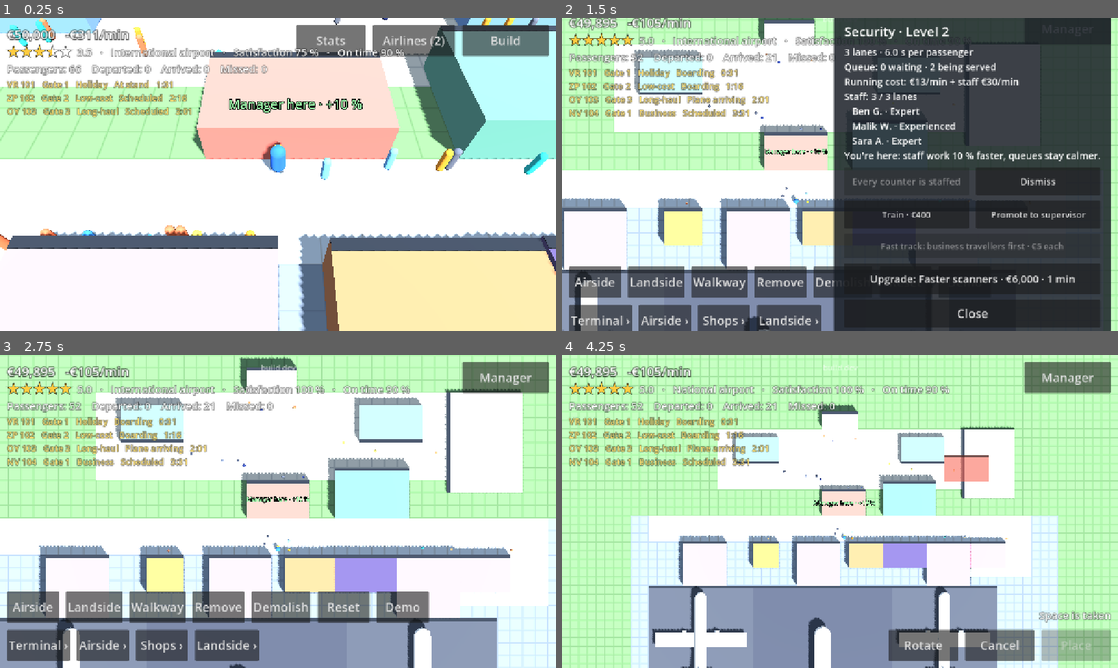
Above: before the commit, frames 1-4 (two rows, left to right).
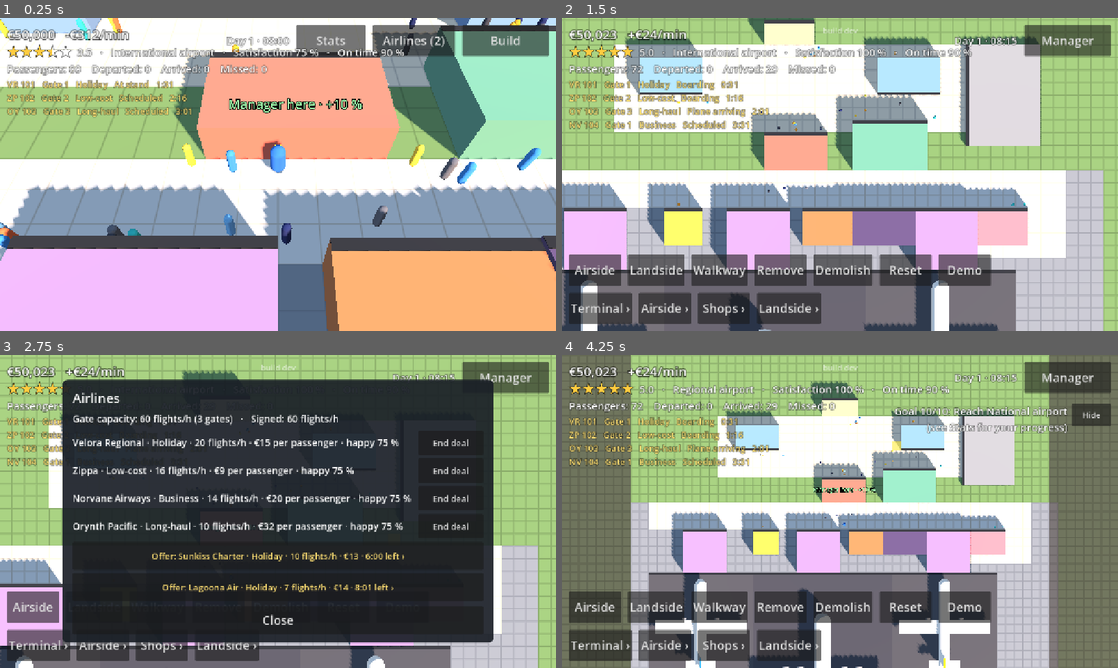
Above: after the commit, the same moments.

Repository: jakobmaier16-pixel/airport-idle
Game: Godot game, scene res://tests/screenshots.tscn
Same seed, same stepped clock (60 frames per second), same inputs: the game is played once before the commit and once after it. This scene is started directly instead of the project's main scene.
Inputs (mouse positions are in pixels of both pictures, inside the frame that each line leads up to):
- Up to frame 1 (0.25 s): no input
- Up to frame 2 (1.5 s): click "Build" at 0.5 s; move the mouse to (962, 158) at 1.27 s; hold D (move_right) from 1.28 s (still down); click (962, 158) at 1.42 s
- Up to frame 3 (2.75 s): release D (move_right) at 2 s; drag from (166, 527) to (250, 574) at 2.02 s
- Up to frame 4 (4.25 s): click (1012, 442) at 2.75 s, where only the run after the commit has a clickable "End deal"; move the mouse to (895, 442) at 3.52 s; hold D (move_right) from 3.53 s (still down); click (895, 442) at 3.67 s

The runs differ from the first frame. In frame 1, 70% of the frame differs, in the area x 0-100%, y 0-100%; in frame 2, 85%; in frame 3, 96%; in frame 4, 91%.

Commit message:
Time of day: clock, demand by hour, day and night light
Co-Authored-By: Claude Opus 5.5 <noreply@anthropic.com>

Diff:
--- /dev/null
+++ b/scenes/day_night/day_night.gd
@@ -0,0 +1,47 @@
+class_name DayNight
+extends Node
+## Lights the airport by the time of day (design doc §12.1): the sun climbs and sets, evenings
+## are warm, nights are dim and blue but still readable. Only reads Airport.clock.
+## The sun keeps its compass direction (the camera never rotates, so shadows stay familiar).
+
+@export var sun: DirectionalLight3D
+@export var world_environment: WorldEnvironment
+
+const DAY_SUN_ENERGY: float = 1.0
+const NIGHT_SUN_ENERGY: float = 0.4
+const DAY_AMBIENT: float = 1.0
+const NIGHT_AMBIENT: float = 0.6
+const NOON_COLOR: Color = Color(1.0, 0.98, 0.94)
+const LOW_SUN_COLOR: Color = Color(1.0, 0.72, 0.5)
+const MOON_COLOR: Color = Color(0.55, 0.65, 1.0)
+## Sun height above the horizon at noon and when it is low, in degrees.
+const NOON_ELEVATION: float = 55.0
+const LOW_ELEVATION: float = 18.0
+
+var _yaw: float = 0.0
+
+
+func _ready() -> void:
+	if sun != null:
+		_yaw = sun.rotation.y
+	_update()
+
+
+func _process(_delta: float) -> void:
+	_update()
+
+
+func _update() -> void:
+	if sun == null:
+		return
+	var hour := Airport.clock.hour()
+	var light := Clock.daylight(hour)
+	# How high the sun is: low in the morning and evening, highest at noon.
+	var height := clampf(1.0 - absf(hour - 13.0) / 7.0, 0.0, 1.0)
+	sun.rotation = Vector3(-deg_to_rad(lerpf(LOW_ELEVATION, NOON_ELEVATION, height)), _yaw, 0.0)
+	sun.light_energy = lerpf(NIGHT_SUN_ENERGY, DAY_SUN_ENERGY, light)
+	var day_color := LOW_SUN_COLOR.lerp(NOON_COLOR, height)
+	sun.light_color = MOON_COLOR.lerp(day_color, light)
+	if world_environment != null and world_environment.environment != null:
+		world_environment.environment.ambient_light_energy = lerpf(NIGHT_AMBIENT, DAY_AMBIENT, light)
+		world_environment.environment.background_energy_multiplier = lerpf(0.35, 1.0, light)
--- a/scenes/main/main.tscn
+++ b/scenes/main/main.tscn
@@ -10,6 +10,7 @@
 [ext_resource type="Script" path="res://scenes/buildings/building_layer.gd" id="8_building_layer"]
 [ext_resource type="Script" path="res://scenes/passengers/passenger_layer.gd" id="9_passenger_layer"]
 [ext_resource type="Script" path="res://scenes/planes/plane_layer.gd" id="10_plane_layer"]
+[ext_resource type="Script" path="res://scenes/day_night/day_night.gd" id="11_day_night"]
 
 [sub_resource type="ProceduralSkyMaterial" id="ProceduralSkyMaterial_sky"]
 
@@ -35,6 +36,11 @@
 directional_shadow_blend_splits = true
 directional_shadow_max_distance = 50.0
 
+[node name="DayNight" type="Node" parent="." node_paths=PackedStringArray("sun", "world_environment")]
+script = ExtResource("11_day_night")
+sun = NodePath("../Sun")
+world_environment = NodePath("../WorldEnvironment")
+
 [node name="Ground" parent="." instance=ExtResource("1_ground")]
 
 [node name="Buildings" type="Node3D" parent="."]
--- a/scenes/ui/hud.gd
+++ b/scenes/ui/hud.gd
@@ -54,6 +54,7 @@
 @onready var _view_button: Button = $SafeArea/TopButtons/ViewButton
 @onready var _stats_button: Button = $SafeArea/TopButtons/StatsButton
 @onready var _airlines_button: Button = $SafeArea/TopButtons/AirlinesButton
+@onready var _clock_label: Label = $SafeArea/TopButtons/ClockLabel
 @onready var airlines_panel: AirlinesPanel = $SafeArea/AirlinesPanel
 @onready var _stats_panel: Control = $SafeArea/StatsPanel
 @onready var _stats_table: GridContainer = $SafeArea/StatsPanel/Content/TableScroll/Table
@@ -141,6 +142,7 @@
 		_goal_label.text = Airport.goals.text()
 	_goal_panel.visible = not _goal_label.text.is_empty() and not Airport.goals.hidden and not _station_panel.visible \
 		and not airlines_panel.visible and not _stats_panel.visible and not _milestone_panel.visible
+	_clock_label.text = Airport.clock.text()
 	var offer_count := Airport.airlines.offers.size()
 	_airlines_button.text = "Airlines (%d)" % offer_count if offer_count > 0 else "Airlines"
 	if _notice_left > 0.0:
--- a/scenes/ui/hud.tscn
+++ b/scenes/ui/hud.tscn
@@ -60,6 +60,14 @@
 size_flags_vertical = 0
 mouse_filter = 2
 
+[node name="ClockLabel" type="Label" parent="SafeArea/TopButtons"]
+layout_mode = 2
+size_flags_vertical = 4
+mouse_filter = 2
+theme_override_font_sizes/font_size = 22
+label_settings = SubResource("LabelSettings_hint")
+text = "Day 1 · 06:00"
+
 [node name="StatsButton" type="Button" parent="SafeArea/TopButtons"]
 custom_minimum_size = Vector2(160, 72)
 layout_mode = 2
--- a/scripts/autoload/airport.gd
+++ b/scripts/autoload/airport.gd
@@ -51,6 +51,8 @@
 ## Signed airlines and their offers (design doc §10.1). Kept for the whole game (reset, not
 ## replaced), so the HUD's signal connections stay valid.
 var airlines: Airlines = Airlines.new()
+## Time of day (design doc §12.1). Reset, not replaced.
+var clock: Clock = Clock.new()
 ## "Getting started" goals (design doc §6.1).
 var goals: Goals = Goals.new()
 ## Airport tiers and lifetime passenger counts (design doc §14.1). Reset, not replaced.
@@ -94,6 +96,7 @@
 
 ## Advances the whole simulation by one step: passengers, flights and money.
 func step(delta: float) -> void:
+	clock.tick(delta)
 	passenger_flow.tick(delta)
 	economy.tick(delta, _running_cost_per_minute)
 	reputation.tick(delta)
@@ -593,6 +596,7 @@
 	airlines.reset()
 	progression.reset()
 	goals.hidden = false
+	clock.game_seconds = Clock.START_HOUR * 3600.0
 	land_changed.emit()
 	manager_position = NOBODY_THERE
 	_on_layout_changed()
@@ -632,6 +636,7 @@
 		"airlines": airlines.save_state(),
 		"progression": progression.save_state(),
 		"goals_hidden": goals.hidden,
+		"clock": clock.game_seconds,
 		"buildings": saved_buildings,
 	}
 
@@ -648,6 +653,7 @@
 		grid.set_walkway_data(Marshalls.base64_to_raw(data.get("walkways", "")))
 	progression.load_state(data.get("progression", {}))
 	goals.hidden = bool(data.get("goals_hidden", false))
+	clock.game_seconds = float(data.get("clock", Clock.START_HOUR * 3600.0))
 	land_changed.emit()
 	var skipped := 0
 	_loading = true
--- a/scripts/dev/showcase_airport.gd
+++ b/scripts/dev/showcase_airport.gd
@@ -77,6 +77,8 @@
 
 	# The showcase is a test fixture: start with fresh money, as if it had been there all along.
 	Airport.economy = Economy.new()
+	# The morning rush has just started when the player looks (after the warm-up: about 08:00).
+	Airport.clock.game_seconds = 7.25 * 3600.0
 	for i in int(warm_up_seconds / Airport.SIM_STEP):
 		Airport.step(Airport.SIM_STEP)
 
--- /dev/null
+++ b/scripts/simulation/clock.gd
@@ -0,0 +1,54 @@
+class_name Clock
+extends RefCounted
+## Time of day at the airport (design doc §12.1). Pure data.
+## Compressed like the rest of the game: a 3-minute gate turnaround stands for about 45 minutes,
+## so one real second is 15 game seconds and a day lasts 96 real minutes.
+
+const GAME_SECONDS_PER_SECOND: float = 15.0
+## A new airport opens at this hour of its first day.
+const START_HOUR: float = 6.0
+## Passengers per flight compared to the daily average, for every hour 0..23 (morning and evening
+## peaks, a quiet night). Between two hours the value is interpolated.
+const DEMAND_BY_HOUR: Array[float] = [
+	0.4, 0.4, 0.4, 0.4, 0.5, 0.8, 1.2, 1.3, 1.3, 1.1, 1.0, 1.0,
+	1.0, 1.0, 1.0, 1.0, 1.1, 1.25, 1.3, 1.2, 1.0, 0.8, 0.6, 0.45,
+]
+
+## Game seconds since midnight of day 1.
+var game_seconds: float = START_HOUR * 3600.0
+
+
+func tick(delta: float) -> void:
+	game_seconds += delta * GAME_SECONDS_PER_SECOND
+
+
+## Hour of the day, 0.0 ..< 24.0.
+func hour() -> float:
+	return hour_at(0.0)
+
+
+## Hour of the day `real_seconds_ahead` real seconds from now.
+func hour_at(real_seconds_ahead: float) -> float:
+	return fmod((game_seconds + real_seconds_ahead * GAME_SECONDS_PER_SECOND) / 3600.0, 24.0)
+
+
+func day() -> int:
+	return int(game_seconds / 86400.0) + 1
+
+
+## "Day 3 · 06:45"
+func text() -> String:
+	var minutes := int(hour() * 60.0)
+	return "Day %d · %02d:%02d" % [day(), minutes / 60, minutes % 60]
+
+
+## Passengers per flight compared to the average, at `at_hour` (design doc §12.1).
+static func demand_factor(at_hour: float) -> float:
+	var index := int(at_hour) % 24
+	return lerpf(DEMAND_BY_HOUR[index], DEMAND_BY_HOUR[(index + 1) % 24], at_hour - floorf(at_hour))
+
+
+## 1 at noon, 0 at night, smooth in between (for the lighting).
+static func daylight(at_hour: float) -> float:
+	# Sunrise around 5–7, sunset around 19–21.
+	return clampf(minf((at_hour - 5.0) / 2.0, (21.0 - at_hour) / 2.0), 0.0, 1.0)
--- a/scripts/simulation/flight_schedule.gd
+++ b/scripts/simulation/flight_schedule.gd
@@ -118,6 +118,8 @@
 	flight.wide_body = airline != null and airline.type.wide_body
 	var size_factor := WIDE_BODY_FACTOR if flight.wide_body else 1.0
 	flight.seats = roundi(SEATS * size_factor)
+	# Busy mornings and evenings, quiet nights (design doc §12.1).
+	size_factor *= Clock.demand_factor(Airport.clock.hour_at(departure_time - Airport.passenger_flow.time))
 	flight.booked = roundi(_passenger_count() * size_factor)
 	flight.departure_time = departure_time
 	# The airline's route type sets the passenger mix (design doc §10.1); random without one.
--- /dev/null
+++ b/tests/cases/test_32_time_of_day.gd
@@ -0,0 +1,65 @@
+extends TestCase
+## Time of day: clock, demand by hour, day and night light (design doc §12.1).
+
+
+func test_clock_runs_fifteen_times_faster() -> void:
+	var clock := Airport.clock
+	check_eq(clock.text(), "Day 1 · 06:00", "a new airport opens at 6 in the morning")
+	sim_seconds(60)
+	check_eq(clock.text(), "Day 1 · 06:15", "one real minute = 15 minutes")
+	clock.game_seconds = 23.5 * 3600.0
+	sim_seconds(240)
+	check_eq(clock.text(), "Day 2 · 00:30", "a new day")
+	check(is_equal_approx(clock.hour_at(120.0), 1.0), "two real minutes ahead is 01:00")
+
+
+func test_demand_follows_the_day() -> void:
+	check(Clock.demand_factor(3.0) < 0.5, "quiet at night")
+	check(Clock.demand_factor(7.5) > 1.2, "morning rush")
+	check(Clock.demand_factor(18.0) > 1.2, "evening rush")
+	var total := 0.0
+	for hour in 24:
+		total += Clock.demand_factor(hour)
+	check(absf(total / 24.0 - 0.9) < 0.1, "about the usual number over a day: %.2f" % (total / 24.0))
+
+
+func test_night_flights_are_emptier() -> void:
+	var gate := Building.new(type_of(&"gate"), Vector2i(0, 0), 0)
+	var average_booked := func(hour: float) -> float:
+		Airport.clock.game_seconds = hour * 3600.0
+		var schedule := FlightSchedule.new()
+		for i in 200:
+			schedule._schedule(gate, Airport.passenger_flow.time)  # departing right now
+		var total := 0
+		for flight in schedule.flights:
+			total += flight.booked
+		return float(total) / schedule.flights.size()
+	var night: float = average_booked.call(3.0)
+	var morning: float = average_booked.call(7.5)
+	check(morning > night * 2.5, "morning flights are much fuller: %.1f vs %.1f" % [morning, night])
+
+
+func test_clock_is_saved() -> void:
+	Airport.clock.game_seconds = 3.0 * 86400.0 + 14.5 * 3600.0
+	var data := JSON.parse_string(JSON.stringify(Airport.save_state())) as Dictionary
+	Airport.load_state(data)
+	check_eq(Airport.clock.text(), "Day 4 · 14:30", "restored")
+
+
+func test_day_and_night_light() -> void:
+	await start_game()
+	var sun := main.get_node("Sun") as DirectionalLight3D
+	var environment := (main.get_node("WorldEnvironment") as WorldEnvironment).environment
+	Airport.clock.game_seconds = 13.0 * 3600.0
+	await frames(1)
+	var noon_energy := sun.light_energy
+	var noon_elevation := -sun.rotation.x
+	Airport.clock.game_seconds = 1.0 * 3600.0
+	await frames(1)
+	check(sun.light_energy < noon_energy * 0.5, "dim at night: %.2f vs %.2f" % [sun.light_energy, noon_energy])
+	check(environment.ambient_light_energy < 0.7, "darker ambient at night")
+	check(sun.light_color.b > sun.light_color.r, "blue moonlight")
+	Airport.clock.game_seconds = 7.0 * 3600.0
+	await frames(1)
+	check(-sun.rotation.x < noon_elevation, "the morning sun is lower than at noon")
+	check((ui("TopButtons/ClockLabel") as Label).text == "Day 1 · 07:00", "clock in the HUD")
--- a/tests/screenshots.gd
+++ b/tests/screenshots.gd
@@ -15,6 +15,13 @@
 	await _shot("manager_view")
 	manager_camera().distance = manager_camera().max_distance
 	await _shot("manager_view_zoomed_out")
+	# Night and evening light (design doc §12.1); back to the morning afterwards.
+	var morning := Airport.clock.game_seconds
+	Airport.clock.game_seconds = 23.0 * 3600.0
+	await _shot("night")
+	Airport.clock.game_seconds = 19.5 * 3600.0
+	await _shot("evening")
+	Airport.clock.game_seconds = morning
 
 	# South of gate 1's stand, looking across the plane to the gate, while it boards (first departure at 210 s, boarding from 120 s).
 	sim_seconds(60)
Not shown, added: scenes/day_night/day_night.gd.uid
Not shown, added: scripts/simulation/clock.gd.uid
Not shown, added: tests/cases/test_32_time_of_day.gd.uid
Not shown, changed: docs/game_design.md
